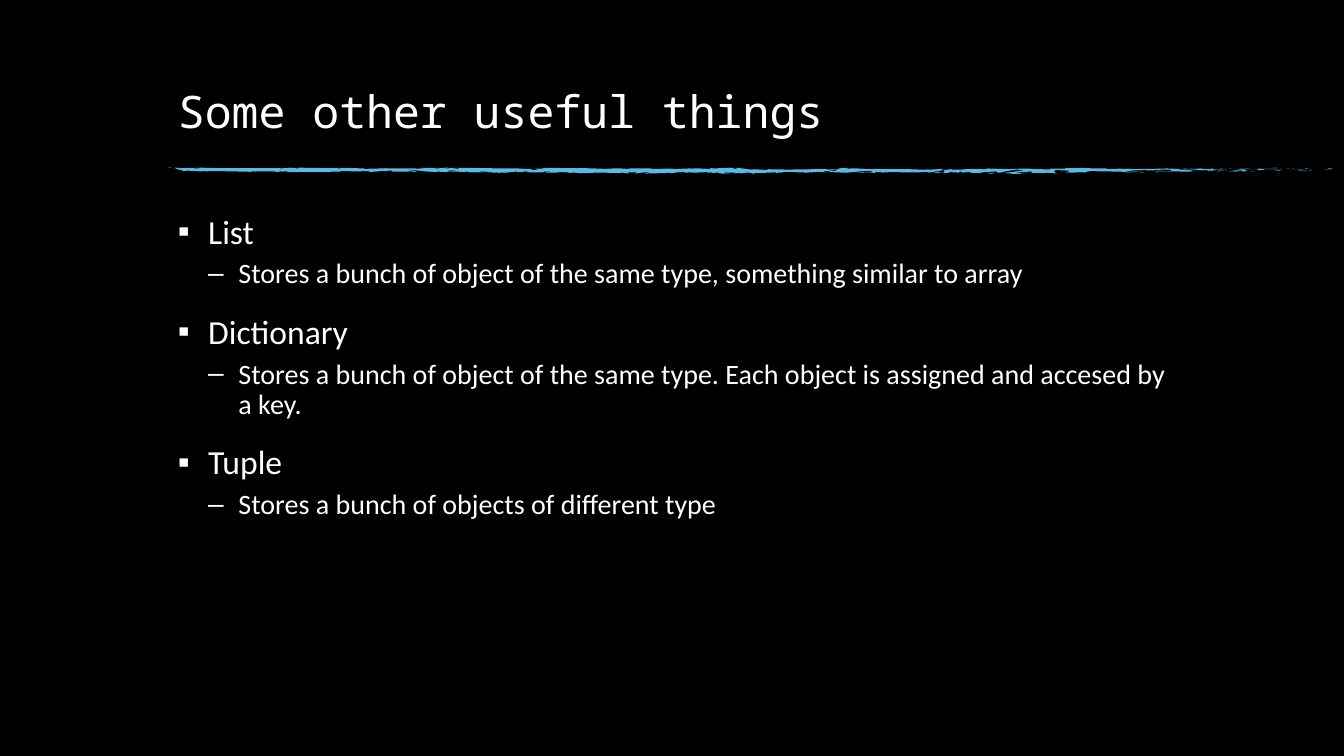
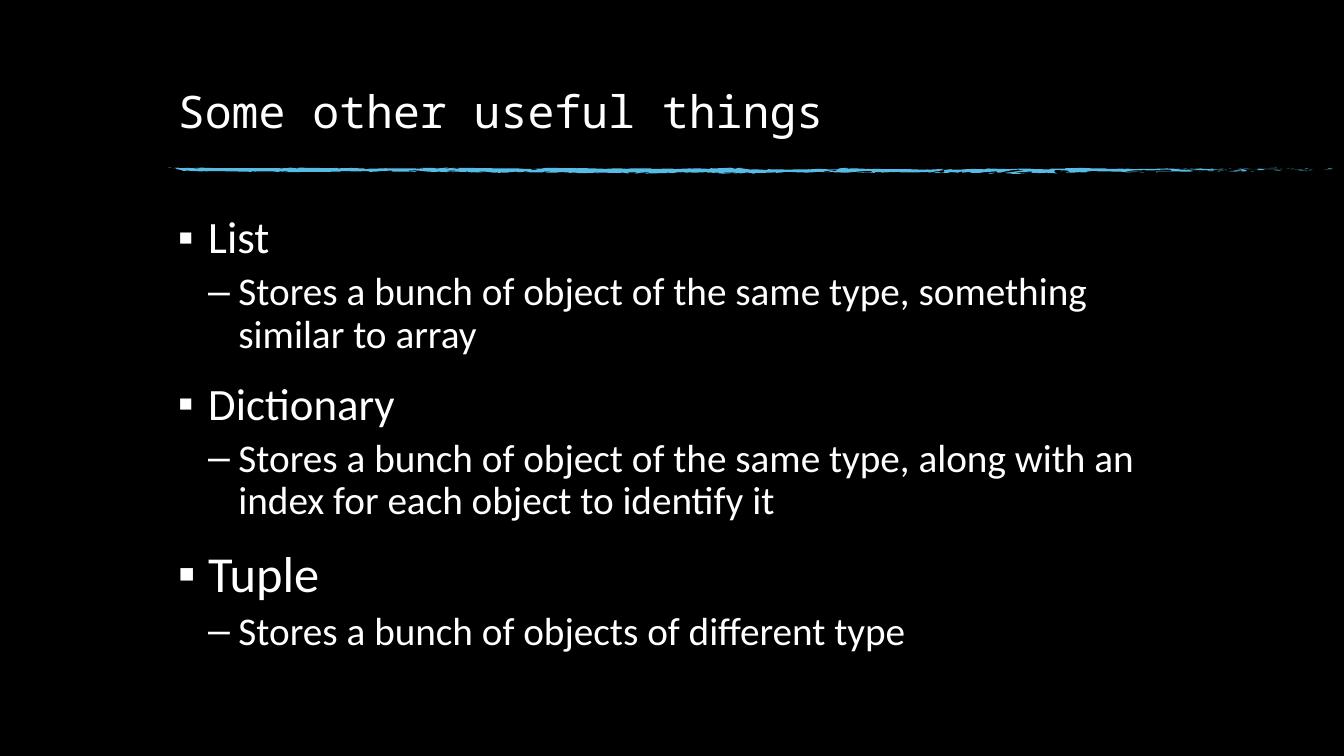
Before and after one commit to NottsCSS/DotNetWorkshop, a slide deck: slide 15 of Week1/Week 1.pptx (slide 11 before the commit). Drawn at 1344x756 pixels with LibreOffice and Linux fonts; fonts in the diff are those of the drawing; background and template pictures are left out. Boxes give left, top, right and bottom in pixels: in the first picture for what was removed or moved away, otherwise in the second. Text is boxed around its words. In the diff, an @@ line names an element or a change of style, - is before the commit and + after.

```diff
--- a/Week1/Week 1.pptx
+++ b/Week1/Week 1.pptx
@@ text at (208, 222, 1087, 652): size 24 to 32 pt in "List", "Dictionary"; size 20 to 28 pt in "Stores a bunch of object of the ...", "Stores a bunch of objects of different ..."; size 24 to 36 pt in "Tuple" @@
@@ text at (238, 444, 1133, 521): text changed; size 20 to 28 pt @@
-  – Stores a bunch of object of the same type. Each object is assigned and accesed by a key.
+  – Stores a bunch of object of the same type, along with an index for each object to identify it
```
Also in this commit, not shown: 3 other slides changed, 7 slides added.
